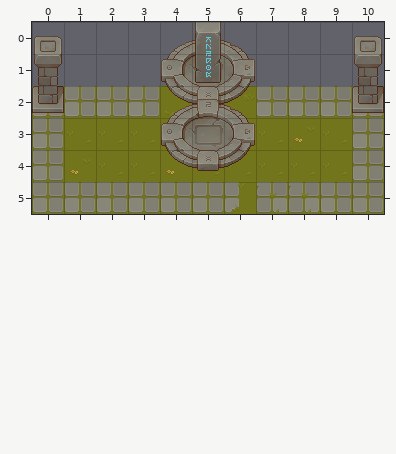
Two states of a Tiled map (JSON), assets/TileMap/untitled.tmj. Above is the file before it was changed.
Cells are 32x32 px. Shown: x 0..10, y 0..5.
The result:
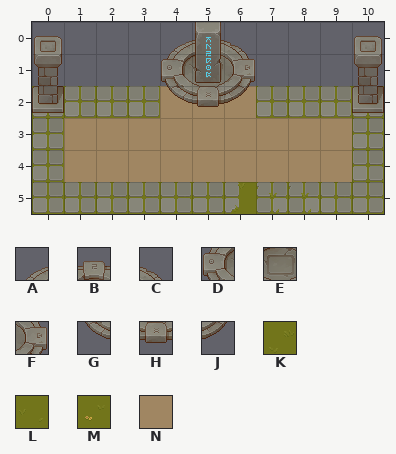
Key: from "TX Props": A 139, B 140, C 141, D 155, E 156, F 157, G 171, H 172, J 173; from "TX Tileset Grass": K 9, L 11, M 20; from "water_and_island_tiles_v2": N 16.
_ is an empty cell, # one hidden under a higher layer.
What changed:
Layer "Tile Layer 1":
y 2: x 4..6 KKK -> NNN
y 3: x 1..9 LLLL#LLML -> NNNNNNNNN
y 4: x 1..9 MLLMLLLLL -> NNNNNNNNN
Layer "Overlay":
y 2: x 4..6 ABC -> ___
y 3: x 4..6 DEF -> ___
y 4: x 4..6 GHJ -> ___
